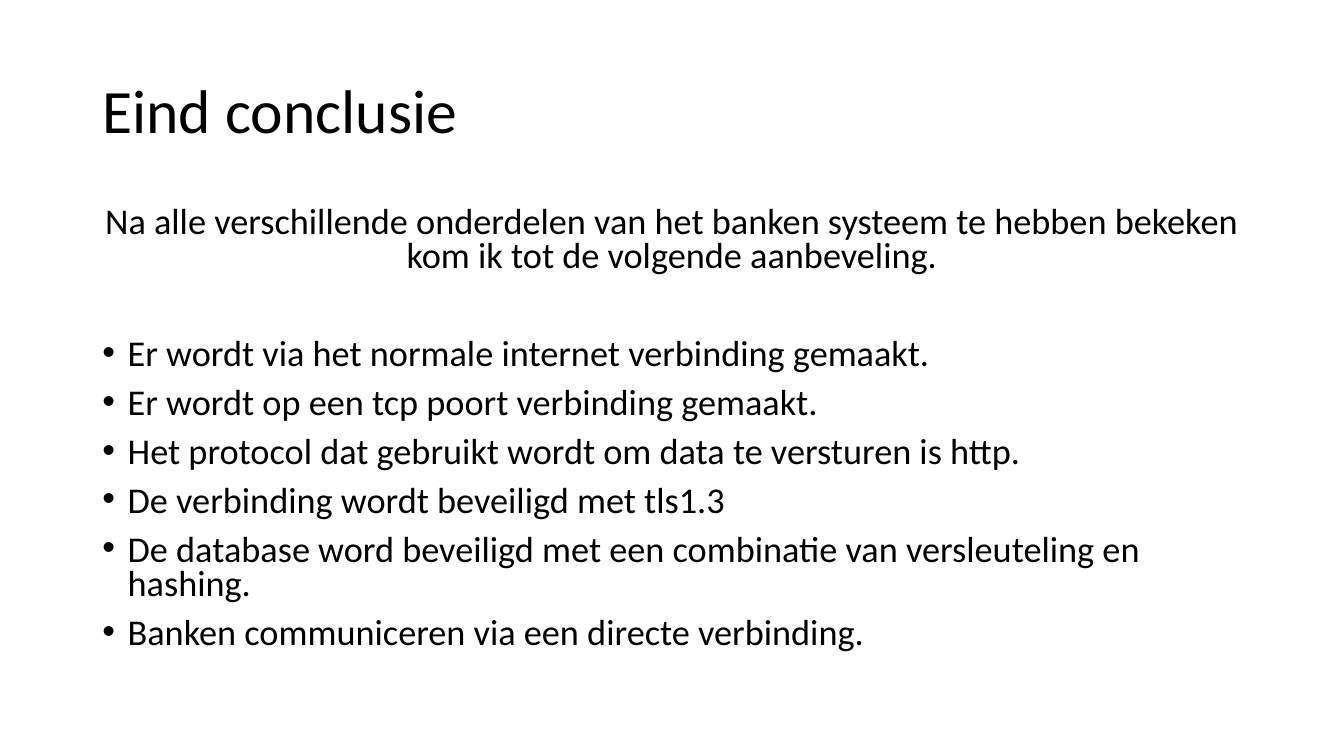
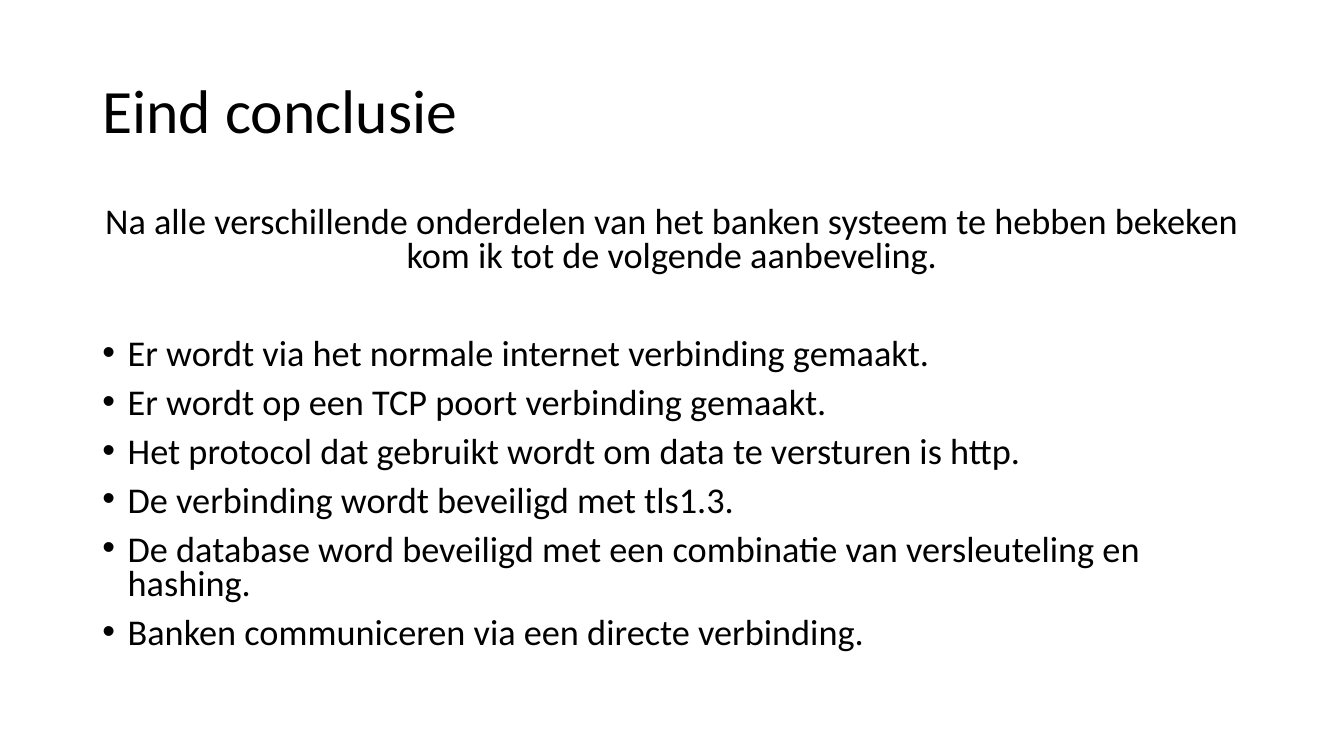
Before and after one commit to boaskalma/project4prive, a slide deck: slide 52 of voorstel centrale bank.pptx. Drawn at 1344x756 pixels with LibreOffice and Linux fonts; fonts in the diff are those of the drawing. Boxes give left, top, right and bottom in pixels: in the first picture for what was removed or moved away, otherwise in the second. Text is boxed around its words. In the diff, an @@ line names an element or a change of style, - is before the commit and + after.

```diff
--- a/voorstel centrale bank.pptx
+++ b/voorstel centrale bank.pptx
@@ text at <box>128,389,826,422</box>: text changed @@
-• Er wordt op een tcp poort verbinding gemaakt.
+• Er wordt op een TCP poort verbinding gemaakt.
@@ text at <box>128,487,734,520</box>: text changed @@
-• De verbinding wordt beveiligd met tls1.3
+• De verbinding wordt beveiligd met tls1.3.
```
Also in this commit, not shown: 31 other slides changed.
